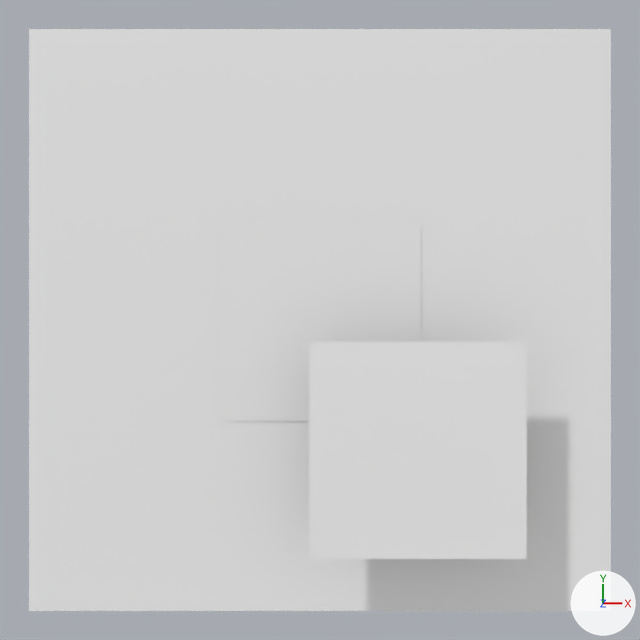
Before and after pictures for a commit that changed the Blender file blender_dataset_generator/data_generation/data_generation.blend.
Both versions are drawn from a 50 mm lens placed at (0.0, 0.0, 8.86), pointed at (0.0, 0.0, 0.31). The lights are fixed; the arrows at lower right show +X, +Y and +Z. Materials are left out; every surface is plain grey.

In view in the first picture: 'Cube', 'Surface_object', 'Target_object'.
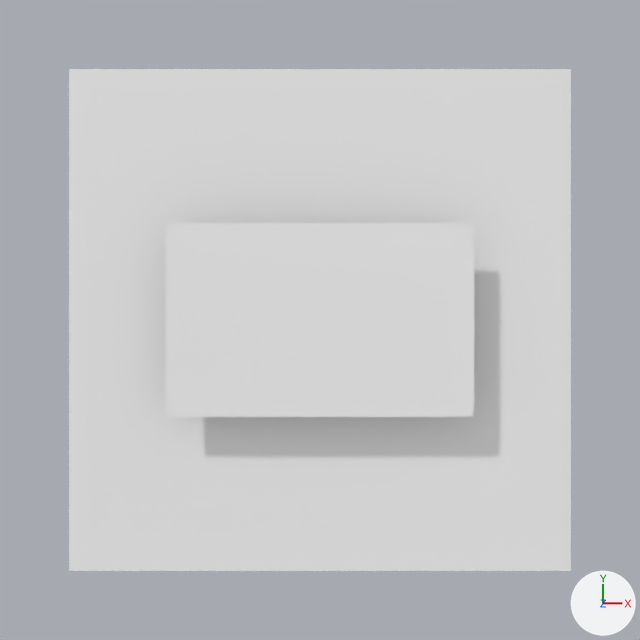
The change, as a diff of the scene's bpy script:
```diff
--- a/blender_dataset_generator/data_generation/data_generation.blend.py
+++ b/blender_dataset_generator/data_generation/data_generation.blend.py
@@ me_plane @@
 # used by ob_target_object; location = (0.0, 0.0, 0.07)
-me_plane.from_pydata(...)  # 484 vertices, 441 faces; spans x -1.0..1.0, y -1.0..1.0, z 0.0
+me_plane.from_pydata(...)  # 144 vertices, 121 faces; spans x -0.5..0.5, y -0.5..0.5, z 0.0
+# me_plane part 1: 12 vertices moved within x -0.14..0.14, y -0.14..0.14, z 0.0; 468 vertices removed from x -1.0..1.0, y -1.0..1.0, z 0.0; 128 vertices added at x -0.5..0.5, y -0.5..0.5, z 0.0
@@ ob_target_object @@
 ob_target_object = bpy.data.objects.new('Target_object', me_plane)
-ob_target_object.location = (0.0, 0.0, 0.07)
+ob_target_object.location = (0.0, 0.0, 0.35)
+ob_target_object.scale = (3.0, 1.89, 1.0)
 _m = ob_target_object.modifiers.new('Subdivision', 'SUBSURF')
@@ ob_cube @@
-ob_cube = bpy.data.objects.new('Cube', me_cube)
-ob_cube.location = (0.0, 0.0, 0.0)
-ob_cube.scale = (2.88, 2.88, 0.0605)
@@ ob_surface_object @@
 ob_surface_object = bpy.data.objects.new('Surface_object', me_plane_001)
-ob_surface_object.location = (0.9, -1.2, 0.68)
+ob_surface_object.location = (0.0, 0.0, 0.0)
+ob_surface_object.scale = (2.5, 2.5, 1.0)
```

Boxes (x1, y1, x2, y2) around the edits, measured in the pictures (640 x 640 px):
'Cube', deleted
    before: (29, 29, 611, 611)
'Surface_object', moved, rescaled (130% wider, 131% taller)
    before: (309, 342, 527, 559)
    after: (69, 69, 571, 571)
'Target_object', reshaped, moved, rescaled (52% wider)
    before: (219, 219, 421, 421)
    after: (166, 223, 474, 417)
